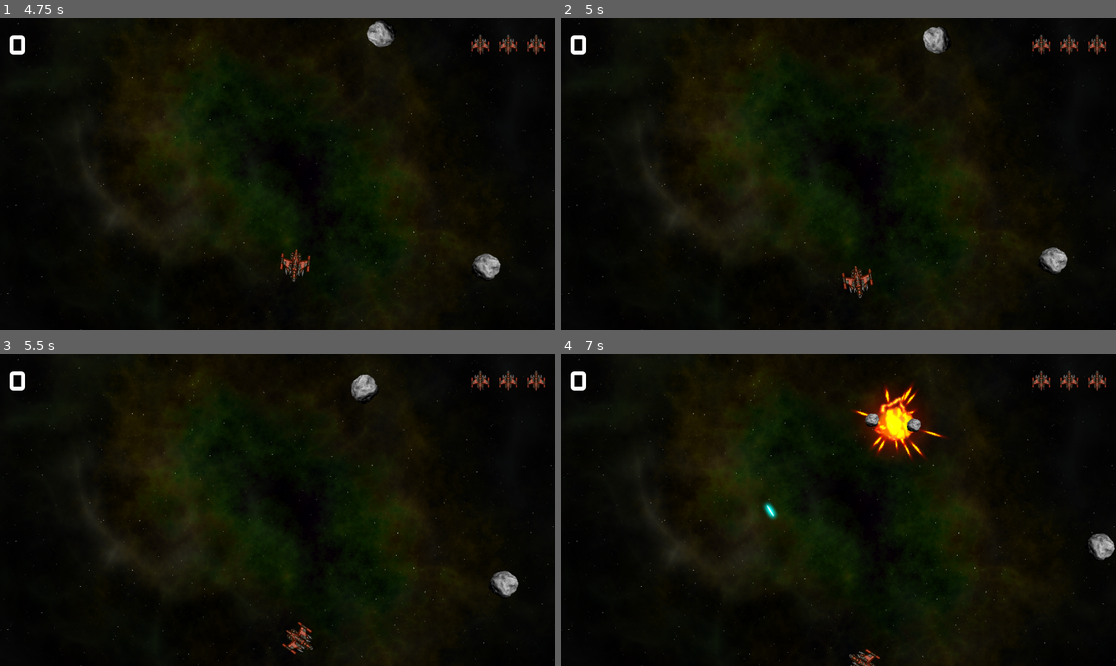
Above: before the commit, frames 1-4 (two rows, left to right).
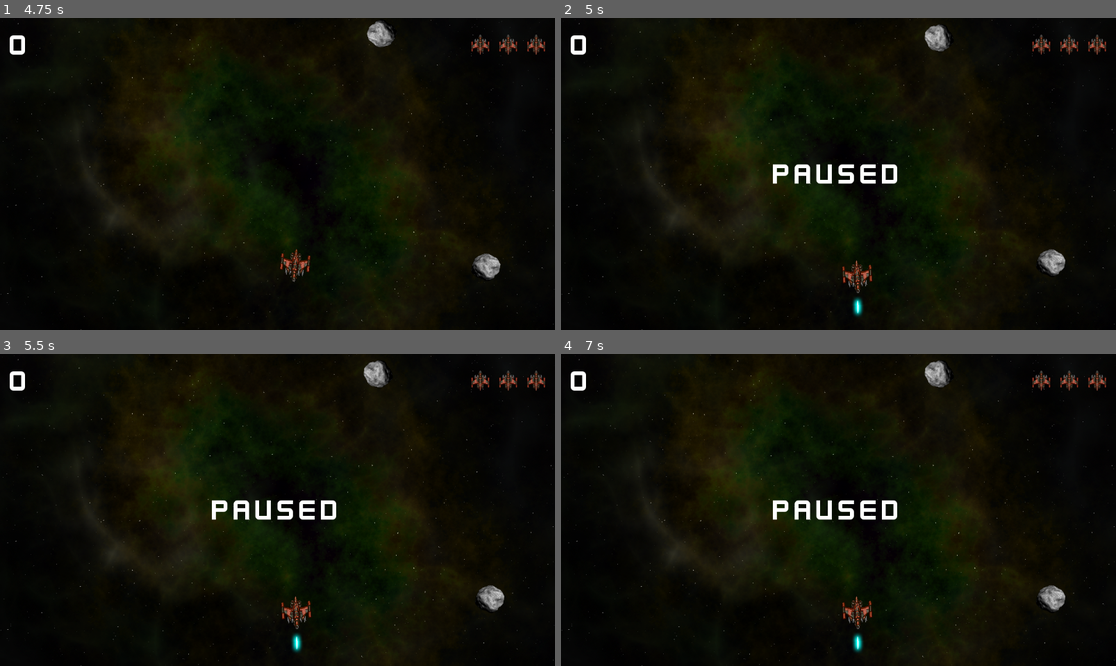
Above: after the commit, the same moments.

Repository: R2Road/book_godot4_game_development_projects
Game: Godot game, scene res://main.tscn
Same seed, same stepped clock (60 frames per second), same inputs: the game is played once before the commit and once after it.
Inputs (mouse positions are in pixels of both pictures, inside the frame that each line leads up to):
- Up to frame 1 (4.75 s): click (277, 214) at 0.5 s; tap Enter at 1.25 s; hold D (rotate_right) 1.28-2.03 s; hold Space (shoot) 1.28-2.03 s; hold A (rotate_left) 2.03-2.78 s; tap Space (shoot) at 2.1, 3.6 s; hold D (rotate_right) 2.78-3.53 s; hold Space (shoot) 2.78-3.53 s; hold W (thrust) 3.53-4.28 s; hold A (rotate_left) from 4.28 s (still down); hold Space (shoot) from 4.28 s (still down)
- Up to frame 2 (5 s): keep holding A (rotate_left); keep holding Space (shoot); tap P (pause) at 4.9 s
- Up to frame 3 (5.5 s): keep holding A (rotate_left); release Space (shoot) at 5.03 s; tap Space (shoot) at 5.1 s
- Up to frame 4 (7 s): hold Space (shoot) 5.78-6.53 s; release A (rotate_left) at 6.53 s; hold D (rotate_right) from 6.53 s (still down); tap Space (shoot) at 6.6 s

Frame 1 is identical in both runs. In frame 2, 1.6% of the frame differs, in the area x 38-92%, y 2-96%; in frame 3, 2.4%; in frame 4, 4.3%, in the area x 36-100%, y 2-100%.

Commit message:
update script : main - add function - _input

Diff:
--- a/chapter_3_space_rock/main.gd
+++ b/chapter_3_space_rock/main.gd
@@ -34,6 +34,21 @@
 
 	if get_tree().get_nodes_in_group( "rocks" ).size() == 0:
 		new_level()
+
+func _input( event ):
+	if event.is_action_pressed( "pause" ):
+		if not playing:
+			return
+
+		get_tree().paused = not get_tree().paused
+		var message = $HUD/VBoxContainer/Message
+		if get_tree().paused:
+			message.text = "Paused"
+			message.show()
+		else:
+			message.text = ""
+			message.hide()
+
 
 
 
